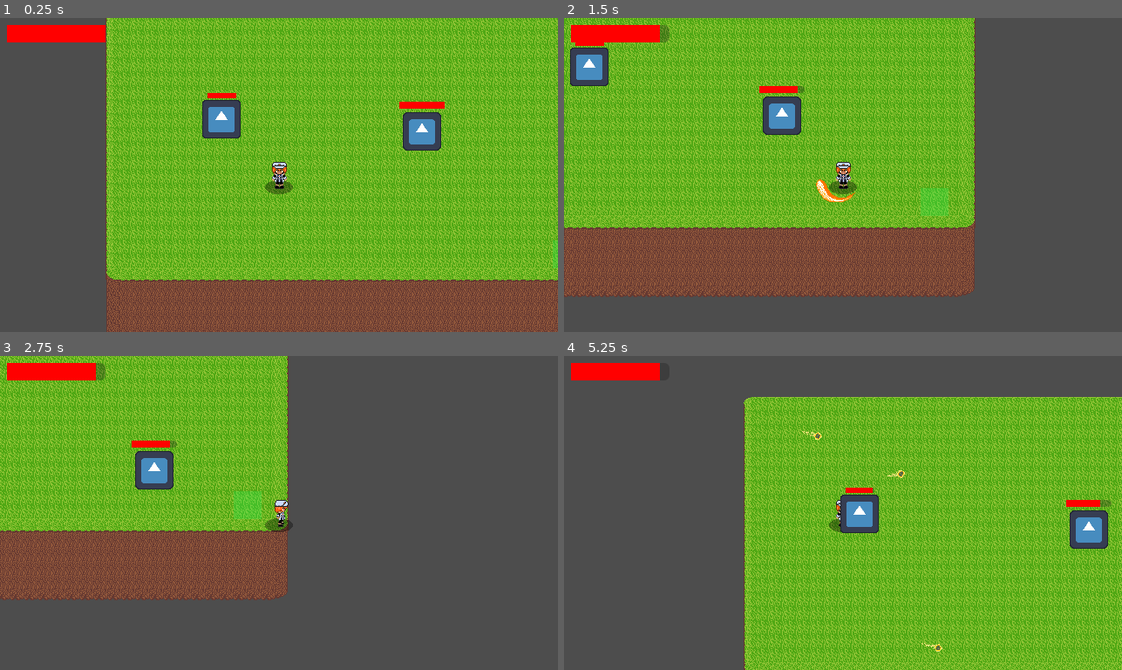
Above: before the commit, frames 1-4 (two rows, left to right).
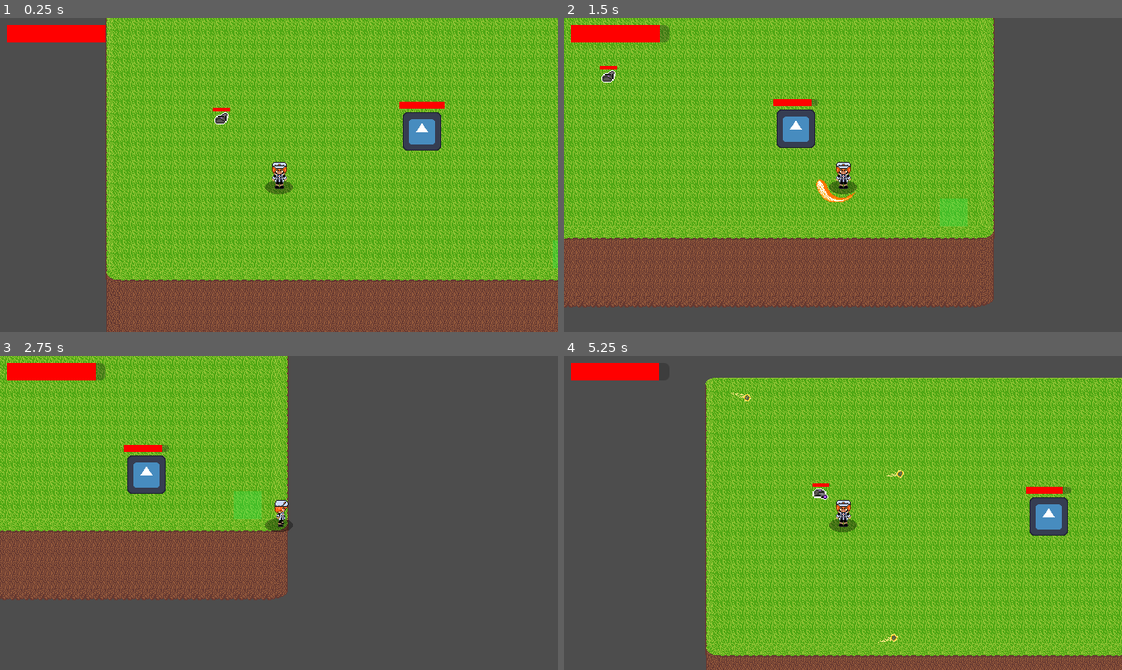
Above: after the commit, the same moments.

Repository: NiroJr/TheHerosFall
Game: Godot game, scene res://Scenes/main.tscn
Same seed, same stepped clock (60 frames per second), same inputs: the game is played once before the commit and once after it. The engine's default icon, where the game draws it, is replaced by a stand-in: a white triangle on a blue panel in a dark square.
Inputs (mouse positions are in pixels of both pictures, inside the frame that each line leads up to):
- Up to frame 1 (0.25 s): no input
- Up to frame 2 (1.5 s): move the mouse to (965, 159) at 0.52 s; hold D (Right) 0.53-1.28 s; click (965, 159) at 0.6 s; tap X (sword_swing) at 0.8, 1.35 s; move the mouse to (731, 190) at 1.27 s; hold S (Down) from 1.28 s (still down)
- Up to frame 3 (2.75 s): click (167, 528) at 1.55 s; move the mouse to (334, 443) at 2.02 s; release S (Down) at 2.03 s; hold D (Right) from 2.03 s (still down); click (334, 443) at 2.1 s; tap X (sword_swing) at 2.3 s
- Up to frame 4 (5.25 s): move the mouse to (815, 575) at 2.77 s; release D (Right) at 2.78 s; hold W (Up) 2.78-3.53 s; tap X (sword_swing) at 2.85, 3.8, 4.35 s; click (815, 575) at 3.05 s; move the mouse to (1010, 560) at 3.52 s; hold A (Left) 3.53-5.03 s; click (1010, 560) at 3.6 s; move the mouse to (675, 465) at 4.27 s; click (675, 465) at 4.55 s; move the mouse to (870, 513) at 5.02 s; hold S (Down) from 5.03 s (still down); click (870, 513) at 5.1 s

The runs differ from the first frame. In frame 1, 0.9% of the frame differs, in the area x 36-44%, y 23-39%; in frame 2, 40%; in frame 3, 1.1%; in frame 4, 41%, in the area x 17-100%, y 2-100%.

Commit message:
Turret+projectile animation

Diff:
--- a/Scenes/main.tscn
+++ b/Scenes/main.tscn
@@ -22,7 +22,7 @@
 [node name="basicEnemy" parent="." unique_id=42976722 instance=ExtResource("3_8gbba")]
 position = Vector2(412, 153)
 
-[node name="TurretEnemy2" parent="." unique_id=320407485 instance=ExtResource("4_21xkr")]
+[node name="TurretEnemy" parent="." unique_id=320407485 instance=ExtResource("4_21xkr")]
 position = Vector2(164, 145)
 
 [node name="LevelExit" type="Area2D" parent="." unique_id=1553636488]
--- a/Scenes/player.tscn
+++ b/Scenes/player.tscn
@@ -197,6 +197,8 @@
 [node name="SwordAnimation" type="AnimatedSprite2D" parent="SwordSwing/Combo1" unique_id=1568799830]
 sprite_frames = SubResource("SpriteFrames_i5tie")
 animation = &"Combo1"
+frame = 6
+frame_progress = 1.0
 offset = Vector2(3, -8)
 
 [node name="Combo2" type="Area2D" parent="SwordSwing" unique_id=162041491 groups=["Combo2"]]
@@ -217,6 +219,7 @@
 flip_v = true
 
 [node name="Combo3" type="Area2D" parent="SwordSwing" unique_id=44817697 groups=["Combo3"]]
+visible = false
 collision_layer = 8
 collision_mask = 4
 
--- a/Scenes/projectile.tscn
+++ b/Scenes/projectile.tscn
@@ -13,6 +13,10 @@
 [ext_resource type="Texture2D" uid="uid://ctrr3fex3odrf" path="res://Assets/MCSprites/diskSprites/diskDiagnoal4.png" id="11_b66ev"]
 [ext_resource type="Texture2D" uid="uid://btwfa57yw7ugh" path="res://Assets/MCSprites/diskSprites/diskDiagnoal5.png" id="12_f4pur"]
 [ext_resource type="Texture2D" uid="uid://cg8nubhbo4fxo" path="res://Assets/MCSprites/diskSprites/diskDiagnoal6.png" id="13_ex1cl"]
+[ext_resource type="Texture2D" uid="uid://pl6hthq1gj5c" path="res://Assets/EnemySprites/Turret+Bullets/bullet1.png" id="14_2322j"]
+[ext_resource type="Texture2D" uid="uid://bgcg5idj6d5x7" path="res://Assets/EnemySprites/Turret+Bullets/bullet2.png" id="15_8wt1i"]
+[ext_resource type="Texture2D" uid="uid://cukt80rnltsx7" path="res://Assets/EnemySprites/Turret+Bullets/bullet3.png" id="16_jdrjw"]
+[ext_resource type="Texture2D" uid="uid://c1vxdinqp7ap1" path="res://Assets/EnemySprites/Turret+Bullets/bullet4.png" id="17_oxmit"]
 
 [sub_resource type="SpriteFrames" id="SpriteFrames_m7t8w"]
 animations = [{
@@ -61,6 +65,23 @@
 "loop": 1,
 "name": &"diagonal",
 "speed": 5.0
+}, {
+"frames": [{
+"duration": 1.0,
+"texture": ExtResource("14_2322j")
+}, {
+"duration": 1.0,
+"texture": ExtResource("15_8wt1i")
+}, {
+"duration": 1.0,
+"texture": ExtResource("16_jdrjw")
+}, {
+"duration": 1.0,
+"texture": ExtResource("17_oxmit")
+}],
+"loop": 1,
+"name": &"turret",
+"speed": 5.0
 }]
 
 [sub_resource type="CircleShape2D" id="CircleShape2D_pqcdl"]
@@ -72,8 +93,7 @@
 
 [node name="AnimatedSprite2D" type="AnimatedSprite2D" parent="." unique_id=693153417]
 sprite_frames = SubResource("SpriteFrames_m7t8w")
-animation = &"diagonal"
-frame_progress = 0.2842808
+animation = &"turret"
 
 [node name="Life" type="Timer" parent="." unique_id=1925367326]
 wait_time = 3.0
--- a/Scenes/turret_enemy.tscn
+++ b/Scenes/turret_enemy.tscn
@@ -1,47 +1,85 @@
 [gd_scene format=3 uid="uid://bm4o0xwai1isc"]
 
 [ext_resource type="Script" uid="uid://csympr0y5insx" path="res://Scripts/turret_enemy.gd" id="1_et2mp"]
-[ext_resource type="Texture2D" uid="uid://dmh2ey3aw70mi" path="res://Assets/icon.svg" id="2_gaacj"]
+[ext_resource type="Texture2D" uid="uid://de86k44wuo504" path="res://Assets/EnemySprites/Turret+Bullets/turret1.png" id="2_1y4gf"]
+[ext_resource type="Texture2D" uid="uid://bgokxejlbhmqy" path="res://Assets/EnemySprites/Turret+Bullets/turret2.png" id="3_soew2"]
+[ext_resource type="Texture2D" uid="uid://cq8grmbro6tp1" path="res://Assets/EnemySprites/Turret+Bullets/turret3.png" id="4_tjr58"]
+[ext_resource type="Texture2D" uid="uid://bt40c4rupsivu" path="res://Assets/EnemySprites/Turret+Bullets/turret5.png" id="5_ppywy"]
+[ext_resource type="Texture2D" uid="uid://c0n65ufgfodeo" path="res://Assets/EnemySprites/Turret+Bullets/turret4.png" id="6_nl20t"]
 
 [sub_resource type="SpriteFrames" id="SpriteFrames_i5tie"]
 animations = [{
 "frames": [{
 "duration": 1.0,
-"texture": ExtResource("2_gaacj")
+"texture": ExtResource("2_1y4gf")
 }],
 "loop": 1,
-"name": &"default",
+"name": &"down",
+"speed": 5.0
+}, {
+"frames": [{
+"duration": 1.0,
+"texture": ExtResource("3_soew2")
+}],
+"loop": 1,
+"name": &"down_right",
+"speed": 5.0
+}, {
+"frames": [{
+"duration": 1.0,
+"texture": ExtResource("4_tjr58")
+}],
+"loop": 1,
+"name": &"right",
+"speed": 5.0
+}, {
+"frames": [{
+"duration": 1.0,
+"texture": ExtResource("5_ppywy")
+}],
+"loop": 1,
+"name": &"up",
+"speed": 5.0
+}, {
+"frames": [{
+"duration": 1.0,
+"texture": ExtResource("6_nl20t")
+}],
+"loop": 1,
+"name": &"up_right",
 "speed": 5.0
 }]
 
 [sub_resource type="RectangleShape2D" id="RectangleShape2D_i5tie"]
-size = Vector2(125.71431, 125.7143)
+size = Vector2(20.000004, 17.000004)
 
 [sub_resource type="CircleShape2D" id="CircleShape2D_vikc2"]
-radius = 118.6086
+radius = 13.038404
 
 [sub_resource type="StyleBoxFlat" id="StyleBoxFlat_et2mp"]
 bg_color = Color(1, 0, 0, 1)
 
 [sub_resource type="RectangleShape2D" id="RectangleShape2D_68yga"]
-size = Vector2(134.28577, 131.42862)
+size = Vector2(23.000011, 19.00001)
 
 [node name="TurretEnemy" type="CharacterBody2D" unique_id=320407485]
-scale = Vector2(0.35, 0.35)
 collision_layer = 4
 collision_mask = 9
 script = ExtResource("1_et2mp")
 
 [node name="AnimatedSprite2D" type="AnimatedSprite2D" parent="." unique_id=282563391]
+scale = Vector2(1.3928571, 1.2053567)
 sprite_frames = SubResource("SpriteFrames_i5tie")
+animation = &"up_right"
+frame_progress = 0.59771776
 
 [node name="CollisionShape2D" type="CollisionShape2D" parent="." unique_id=599427503]
-position = Vector2(3.6614276e-06, 2.1713117e-06)
+position = Vector2(4.7683716e-07, -0.49999985)
 scale = Vector2(0.99999976, 0.99999976)
 shape = SubResource("RectangleShape2D_i5tie")
 
 [node name="PlayerDetection" type="Area2D" parent="." unique_id=462406931]
-scale = Vector2(0.7, 0.7)
+visible = false
 collision_layer = 16
 
 [node name="CollisionShape2D" type="CollisionShape2D" parent="PlayerDetection" unique_id=668590451]
@@ -49,7 +87,7 @@
 shape = SubResource("CircleShape2D_vikc2")
 
 [node name="RayCast2D" type="RayCast2D" parent="PlayerDetection" unique_id=1269816521 groups=["Enemy"]]
-target_position = Vector2(415, 0)
+target_position = Vector2(46, 0)
 collision_mask = 7
 collide_with_areas = true
 collide_with_bodies = false
@@ -57,10 +95,10 @@
 [node name="Fire" type="Timer" parent="." unique_id=2014376432]
 
 [node name="HealthBar" type="ProgressBar" parent="." unique_id=608802613]
-offset_left = -45.714287
-offset_top = -85.71429
-offset_right = 48.857155
-offset_bottom = -68.85714
+offset_left = -10.0
+offset_top = -13.0
+offset_right = 10.0
+offset_bottom = -9.0
 theme_override_styles/fill = SubResource("StyleBoxFlat_et2mp")
 show_percentage = false
 
@@ -69,7 +107,7 @@
 collision_mask = 8
 
 [node name="CollisionShape2D" type="CollisionShape2D" parent="HitBox" unique_id=1662275397]
-position = Vector2(1.4285697, 6.8119584e-07)
+position = Vector2(0.49999905, 0.49999976)
 scale = Vector2(0.9999995, 0.9999995)
 shape = SubResource("RectangleShape2D_68yga")
 
--- a/Scripts/player.gd
+++ b/Scripts/player.gd
@@ -115,66 +115,6 @@
 		else:
 			sword_swing()
 
-"""
-func sword_swing() ->void:
-
-	is_swinging = true
-	while true:
-		buffered_swing = false
-		$Combo.stop()
-		$SwordSwing.visible = true
-		$Combo.start()
-		var side := 1 if(cos(facing_angle) >=0) else -1
-		match combo_step:
-			0:
-				$SwordSwing/Combo1.rotation = facing_angle+PI
-				$SwordSwing/Combo1/SwordAnimation.rotation += deg_to_rad(c1_a)
-				$SwordSwing/Combo1/SwordAnimation.flip_h = (side == 1)
-				$SwordSwing/Combo1.visible = true
-				$SwordSwing/Combo2.visible = false
-				$SwordSwing/Combo3.visible = false
-				$SwordSwing/Combo1/CollisionShape2D.set_deferred("disabled", false)
-				$SwordSwing/Combo1/SwordAnimation.play("Combo1")
-				dash_dir = Vector2.RIGHT.rotated(facing_angle)
-				dash_timer = attack_dash_dur
-				await $SwordSwing/Combo1/SwordAnimation.animation_finished
-				$SwordSwing/Combo1/CollisionShape2D.set_deferred("disabled", true)
-				$SwordSwing/Combo1/SwordAnimation.rotation = deg_to_rad(c1_a)
-			1:
-				$SwordSwing/Combo2.rotation = facing_angle+PI
-				if(side == 1):
-					$SwordSwing/Combo2/SwordAnimation.flip_v = false
-					$SwordSwing/Combo2/SwordAnimation.offset.y = -15
-					$SwordSwing/Combo2/SwordAnimation.rotation -= deg_to_rad(c2_a)
-				elif (side ==-1):
-					$SwordSwing/Combo2/SwordAnimation.rotation += deg_to_rad(c2_a-45)
-				$SwordSwing/Combo1.visible = false
-				$SwordSwing/Combo2.visible = true
-				$SwordSwing/Combo3.visible = false
-				$SwordSwing/Combo2/CollisionShape2D.set_deferred("disabled", false)
-				$SwordSwing/Combo2/SwordAnimation.play("Combo2")
-				await $SwordSwing/Combo2/SwordAnimation.animation_finished
-				$SwordSwing/Combo2/CollisionShape2D.set_deferred("disabled", true)
-				$SwordSwing/Combo2/SwordAnimation.flip_v = true
-				$SwordSwing/Combo2/SwordAnimation.offset.y = 15
-				$SwordSwing/Combo2/SwordAnimation.rotation = deg_to_rad(240)
-			2:
-				$SwordSwing/Combo3.rotation = facing_angle+PI
-				$SwordSwing/Combo1.visible = false
-				$SwordSwing/Combo2.visible = false
-				$SwordSwing/Combo3.visible = true
-				$SwordSwing/Combo3/CollisionShape2D.set_deferred("disabled", false)
-				$SwordSwing/Combo3/SwordAnimation.play("Combo3")
-				await $SwordSwing/Combo3/SwordAnimation.animation_finished
-				$SwordSwing/Combo3/CollisionShape2D.set_deferred("disabled", true)
-		combo_step = (combo_step+1)%3
-		$SwordSwing.visible = false
-		if(buffered_swing):
-			continue
-		else:
-			break
-	is_swinging = false;
-"""
 func sword_swing() -> void:
 	is_swinging = true
 	while true:
@@ -200,6 +140,8 @@
 
 		shape.set_deferred("disabled", false)
 		anim.play(anim_name)
+		dash_dir = Vector2.RIGHT.rotated(facing_angle)
+		dash_timer = attack_dash_dur
 		await anim.animation_finished
 		shape.set_deferred("disabled", true)
 
--- a/Scripts/projectile.gd
+++ b/Scripts/projectile.gd
@@ -5,20 +5,28 @@
 var dir : float
 var spawnPos : Vector2
 var spawnRot : float
+var shooter : Node2D
 
 @onready var sprite = $AnimatedSprite2D
 
 func _ready():
 	global_position = spawnPos
-	global_rotation = spawnRot + PI
-	sprite.play("default");
+	if(!enemy_projectile):
+		global_rotation = spawnRot + PI
+		sprite.play("default");
+	else:
+		global_rotation = spawnRot - PI/2
+		sprite.play("turret");
 
 func _physics_process(delta):
 	velocity = Vector2.RIGHT.rotated(dir) * speed
 	var collision = move_and_collide(velocity * delta)
 	if collision:
 		dir = velocity.bounce(collision.get_normal()).angle()
-		global_rotation = dir + PI
+		if enemy_projectile:
+			global_rotation = dir - PI/2
+		else:
+			global_rotation = dir + PI
 
 
 
@@ -33,7 +41,7 @@
 		if area.is_in_group("PlayerHitBox"):
 			collide.take_damage(1)
 			queue_free()
-		elif(area.is_in_group("Enemy")):
+		elif(area.is_in_group("Enemy") && collide != shooter):
 			queue_free()
 	elif(area.is_in_group("Enemy")):
 			collide.take_damage(5)
--- a/Scripts/turret_enemy.gd
+++ b/Scripts/turret_enemy.gd
@@ -3,11 +3,25 @@
 @onready var main = get_tree().current_scene
 @onready var health_bar = $HealthBar
 var player : Area2D = null
+var facing_angle = 0.0
+var sprite_dir = 0
+var sprite_index = 0
+var slice = TAU/8
 var line_of_sight := false
 var can_shoot := true
 const MAX_HEALTH := 100
 var health := MAX_HEALTH
 
+const Animations := [
+	"right",
+	"down_right",
+	"down",
+	"down_right", #downLeft
+	"right",  #left
+	"up_right", #upLeft
+	"up",
+	"up_right"
+]
 
 func _ready() -> void:
 	$PlayerDetection.area_entered.connect(detected)
@@ -18,9 +32,18 @@
 func _physics_process(_delta: float) -> void:
 	if(player):
 		check_sight_line()
+		if(sprite_index == 3
+		or sprite_index == 4
+		or sprite_index == 5):
+			$AnimatedSprite2D.flip_h = true;
+		else:
+			$AnimatedSprite2D.flip_h = false;
+
+		$AnimatedSprite2D.play(Animations[sprite_index]);
 	else:
 		line_of_sight = false
-
+		$AnimatedSprite2D.stop()
+		$AnimatedSprite2D.frame = 0;
 func detected(body: Area2D) -> void:
 	if(body.is_in_group("PlayerHitBox")):
 		player = body
@@ -35,6 +58,9 @@
 	$PlayerDetection/RayCast2D.force_raycast_update()
 	if($PlayerDetection/RayCast2D.is_colliding() && $PlayerDetection/RayCast2D.get_collider() == player):
 		line_of_sight = true
+		facing_angle = (player.global_position - global_position).angle()
+		sprite_dir = fposmod(facing_angle, TAU)
+		sprite_index = roundi(sprite_dir/slice)%8
 		if(can_shoot):
 			shoot()
 	else:
@@ -48,8 +74,8 @@
 	instance.spawnPos = global_position
 	instance.spawnRot = angle
 	instance.enemy_projectile = true
+	instance.shooter = self
 	instance.speed = 200
-	instance.modulate = Color(1.0,0.3,0.3)
 	instance.set_collision_mask_value(3, false)
 	main.add_child.call_deferred(instance)
 	$Fire.start()
@@ -61,9 +87,10 @@
 func take_damage(amount: int):
 	health = clampi(health - amount, 0, MAX_HEALTH)
 	health_bar.value = health
+	if(health <= 0):
+		queue_free()
 
 func _on_hit_box_area_entered(area: Area2D) -> void:
-	print("hit by ", area.name, " groups: ", area.get_groups())
 	player.get_parent().enemies_hit.append(self)
 	if area.is_in_group("Combo1"):
 		take_damage(10)
